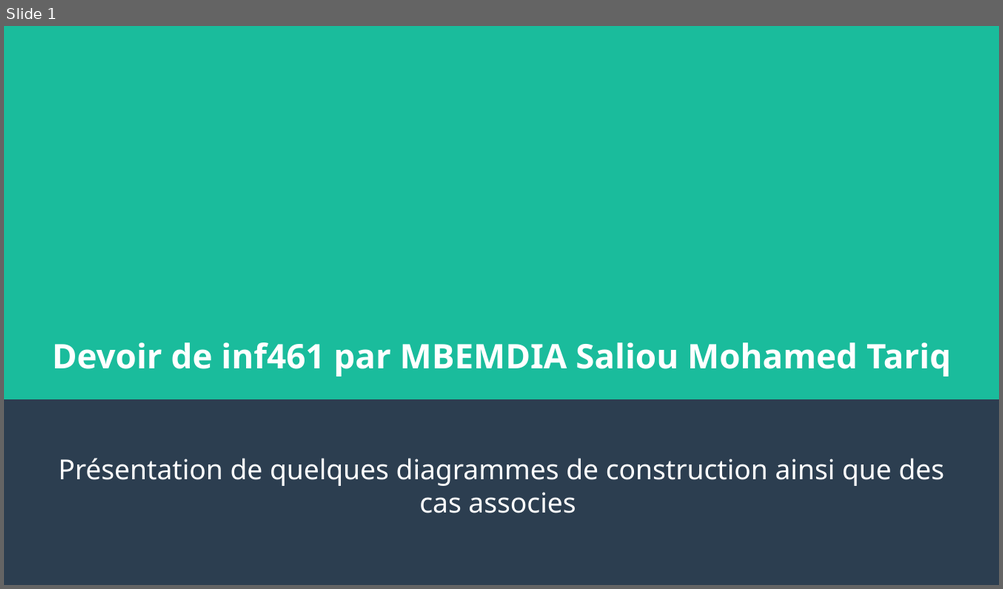
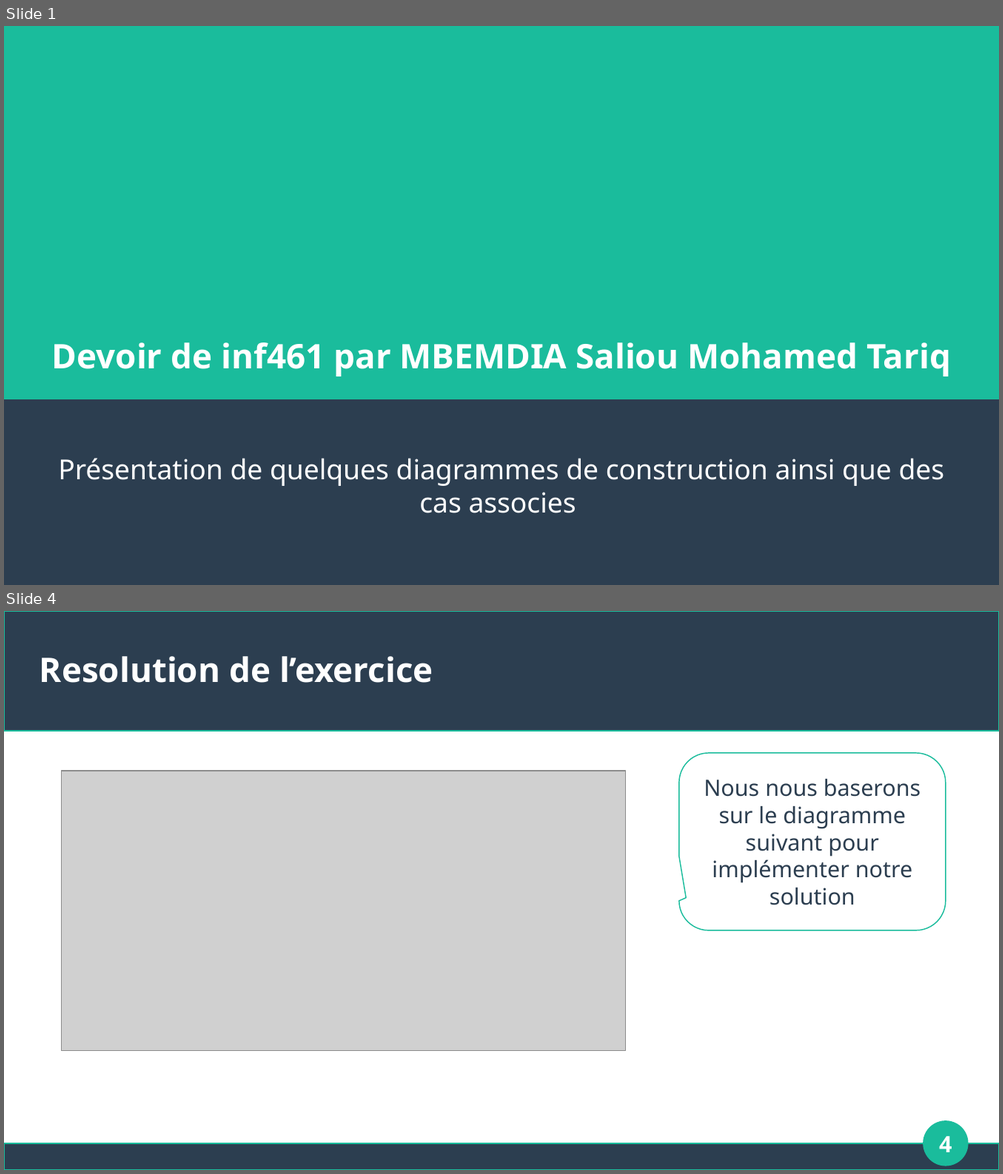
Before and after one commit to ndassah/construction-patterns, a slide deck: Presentation/PP.odp. Shown one above the other, each under a label of ours: slide 1 before the commit, slides 1 and 4 after it; the slides between them are not shown. The pictures are 1003x589 and 1003x1174 pixels, drawn with LibreOffice and Linux fonts; fonts in the diff are those of the drawing; grey boxes stand for pictures. Boxes give left, top, right and bottom in pixels: in the first picture for what was removed or moved away, otherwise in the second. Text is boxed around its words. In the diff, an @@ line names an element or a change of style, - is before the commit and + after.

Commit message:
patter de construction factoy fini avec ajout d'une nouvelle classe D dans notre exemple

```diff
--- a/Presentation/PP.odp
+++ b/Presentation/PP.odp
@@ slide 4 added at [4, 611, 999, 1170], background #FFFFFF @@
@@ rectangle added at [4, 611, 999, 731], fill #2C3E50, outline #1ABC9C 0.85 pt @@
@@ title added at [40, 656, 433, 683], 27 pt, text #FFFFFF, bold @@
+Resolution de l’exercice
@@ rounded speech box added at [679, 752, 945, 931], fill #FFFFFF, outline #1ABC9C 0.85 pt, 18 pt, text #2C3E50 @@
+Nous nous baserons sur le diagramme suivant pour implémenter notre solution
@@ picture added at [61, 771, 626, 1051] @@
@@ ellipse added at [924, 1122, 968, 1166], fill #1ABC9C, outline #1ABC9C 0.85 pt @@
@@ page number added at [939, 1136, 951, 1153], 18 pt, text #FFFFFF, bold @@
+4
@@ rectangle added at [4, 1145, 999, 1170], fill #2C3E50, outline #1ABC9C 0.85 pt @@
```
Also in this commit, not shown: 6 other slides added, 1 slide removed, 16 other files.
